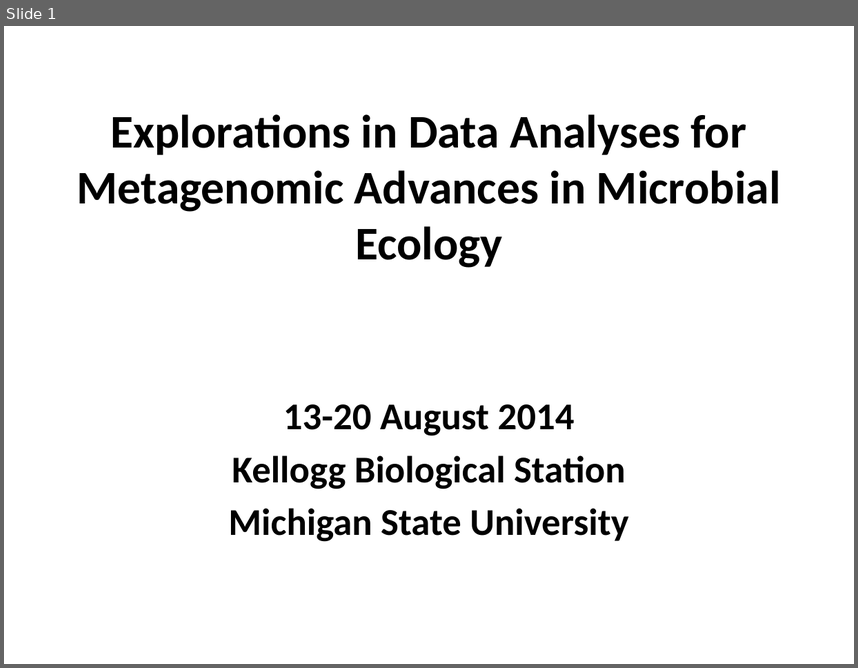
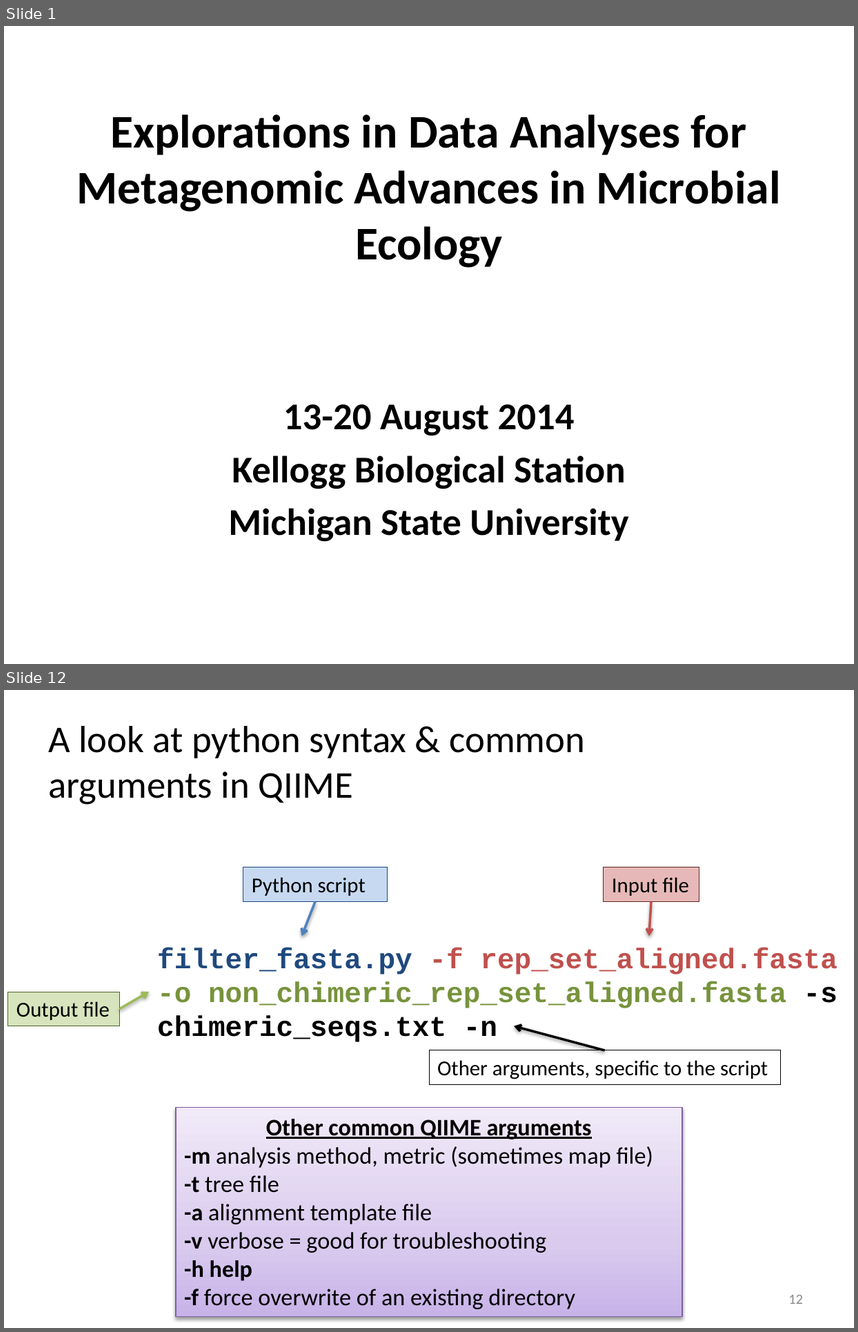
Before and after one commit to edamame-course/docs, a slide deck: extra/Presentations/2014-08-13-PM_Ashley_Lecture1.pptx. Shown one above the other, each under a label of ours: slide 1 before the commit, slides 1 and 12 after it; the slides between them are not shown. The pictures are 858x668 and 858x1332 pixels, drawn with LibreOffice and Linux fonts; fonts in the diff are those of the drawing; background and template pictures are left out. Boxes give left, top, right and bottom in pixels: in the first picture for what was removed or moved away, otherwise in the second. Text is boxed around its words. In the diff, an @@ line names an element or a change of style, - is before the commit and + after.

Commit message:
update QIIME day 1

```diff
--- a/extra/Presentations/2014-08-13-PM_Ashley_Lecture1.pptx
+++ b/extra/Presentations/2014-08-13-PM_Ashley_Lecture1.pptx
@@ slide 12 added at (4, 690, 854, 1328), background #FFFFFF @@
@@ text added at (48, 726, 586, 805), 32 pt, text #000000 @@
+A look at python syntax & common arguments in QIIME
@@ rectangle added at (243, 867, 388, 901), fill #C6D9F1, outline #1F497D 0.75 pt, 18 pt, text #000000 @@
+Python script
@@ rectangle added at (604, 867, 699, 901), fill #E6B9B8, outline #632523 0.75 pt, 18 pt, text #000000 @@
+Input file
@@ arrow added from (315, 902) to (301, 936), #4F81BD 2 pt @@
@@ arrow added from (651, 902) to (649, 936), #C0504D 2 pt @@
@@ text added at (157, 947, 838, 1042), 24 pt, text #77933C, bold @@
+filter_fasta.py -f rep_set_aligned.fasta -o non_chimeric_rep_set_aligned.fasta -s chimeric_seqs.txt -n
@@ rectangle added at (8, 992, 120, 1026), fill #D7E4BD, outline #4F6228 0.75 pt, 18 pt, text #000000 @@
+Output file
@@ arrow added from (120, 1009) to (148, 992), #9BBB59 2 pt @@
@@ arrow added from (605, 1050) to (514, 1026), #000000 2 pt @@
@@ rectangle added at (429, 1050, 780, 1085), outline #000000 0.75 pt, 18 pt, text #000000 @@
+Other arguments, specific to the script
@@ rectangle added at (176, 1107, 682, 1317), fill gradient #C9B5E8 to #D8CBEE to #F0EAF9, outline #7D60A0 0.75 pt, 20 pt, text #000000 @@
+Other common QIIME arguments
+-m analysis method, metric (sometimes map file)
+-t tree file
+-a alignment template file
+-v verbose = good for troubleshooting
+-h help
+-f force overwrite of an existing directory
@@ page number added at (789, 1294, 803, 1303), 12 pt, text #8C8C8C @@
+12
```
Also in this commit, not shown: 10 other slides added, 1 other file.
